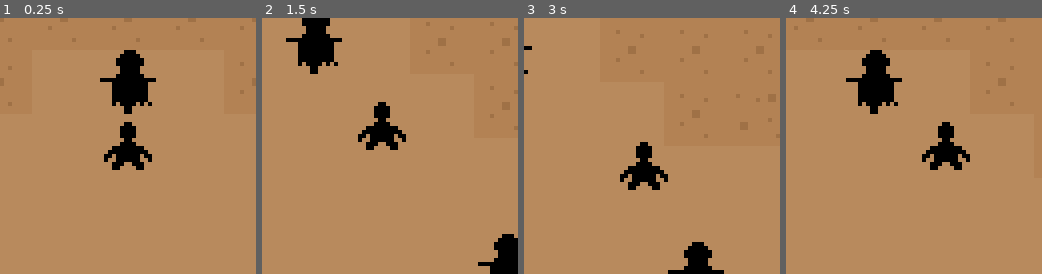
Above: before the commit, frames 1-4 (left to right).
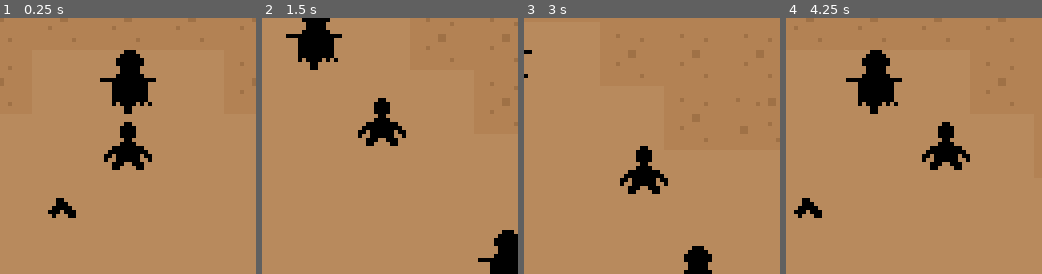
Above: after the commit, the same moments.

Repository: ItsSeaJay/LOWREZJAM2019
Game: Godot game, scene res://Game.tscn
The game is run twice, just before and just after one commit, with the same random seed, the same clock (stepped at 60 frames per second) and the same inputs. Sound files missing from this copy of the repository are replaced by a short silence.
Inputs:
- Up to frame 1 (0.25 s): no input
- Up to frame 2 (1.5 s): tap Enter at 0.5 s; hold Right (move_right) 0.53-1.28 s; hold Z (combat_aim) 0.53-1.28 s; hold Down (move_down) from 1.28 s (still down); tap X (combat_attack) at 1.35 s
- Up to frame 3 (3 s): release Down (move_down) at 2.03 s; hold Right (move_right) 2.03-2.78 s; hold Z (combat_aim) 2.03-2.78 s; hold Up (move_up) from 2.78 s (still down); tap X (combat_attack) at 2.85 s
- Up to frame 4 (4.25 s): release Up (move_up) at 3.53 s; hold Left (move_left) from 3.53 s (still down); hold Z (combat_aim) from 3.53 s (still down)

The runs differ from the first frame. In frame 1, 0.5% of the frame differs, in the area x 18-30%, y 70-79%; in frame 2, 1.8%, in the area x 9-100%, y 1-97%; in frame 3, 1.4%; in frame 4, 0.5%.

Commit message:
Add metadata loading of items

Diff:
--- a/godot/Game.tscn
+++ b/godot/Game.tscn
@@ -1,9 +1,10 @@
-[gd_scene load_steps=5 format=2]
+[gd_scene load_steps=6 format=2]
 
 [ext_resource path="res://Game.gd" type="Script" id=1]
 [ext_resource path="res://tilesets/roguelike/Roguelike.tres" type="TileSet" id=2]
 [ext_resource path="res://characters/player/Player.tscn" type="PackedScene" id=3]
 [ext_resource path="res://characters/enemies/scarecrow/Scarecrow.tscn" type="PackedScene" id=4]
+[ext_resource path="res://items/equipment/pistol/HandgunPickup.tscn" type="PackedScene" id=5]
 
 [node name="Game" type="Node2D"]
 script = ExtResource( 1 )
@@ -27,3 +28,5 @@
 
 [node name="Scarecrow3" parent="Characters" instance=ExtResource( 4 )]
 position = Vector2( 232, 96 )
+
+[node name="HandgunPickup" parent="." instance=ExtResource( 5 )]
--- a/godot/characters/player/Player.gd
+++ b/godot/characters/player/Player.gd
@@ -13,7 +13,7 @@
 onready var camera = $Camera2D
 
 onready var inventory = $Interface/Inventory
-onready var equipment = inventory.items[0]
+onready var equipment = null
 
 const Enemy = preload("res://characters/enemies/Enemy.gd")
 
@@ -37,9 +37,6 @@
 		self.health = PlayerData.health
 
 func _physics_process(delta):
-	# Cool down the gun regardless of which state we're in
-	equipment["heat"] = max(equipment["heat"] - delta, 0.0)
-
 	match(self.state):
 		State.Normal:
 			handle_movement()
--- a/godot/interface/inventory/Inventory.gd
+++ b/godot/interface/inventory/Inventory.gd
@@ -3,8 +3,6 @@
 onready var item_listing = preload("res://interface/inventory/item/ItemListing.tscn")
 onready var item_display = $ScrollContainer/VBoxContainer
 onready var cursor = $Cursor
-
-onready var equipment_table = load_equipment_table()
 
 var items = []
 var options = []
@@ -16,9 +14,6 @@
 func _ready():
 	self.connect("visibility_changed", self, "_on_visibility_changed")
 	self.connect("cursor_moved", self, "_on_cursor_moved")
-
-	items.append(equipment_table["machine_pistol"])
-	print(items[0]["name"])
 
 	for item in items:
 		var instance = item_listing.instance()
@@ -33,11 +28,6 @@
 	# Allow the inventory screen to be opened and closed
 	if Input.is_action_just_pressed("ui_cancel"):
 		self.visible = not self.visible
-
-	# Allow the cursor to be moved to select different items
-	if Input.is_action_just_pressed("ui_down"):
-		option_selected = (option_selected + 1) % options.size()
-		emit_signal("cursor_moved")
 
 func _on_visibility_changed():
 	get_tree().paused = self.visible
--- /dev/null
+++ b/godot/items/Pickup.gd
@@ -0,0 +1,19 @@
+extends Node
+
+onready var tag = "unknown"
+onready var metadata = load_metadata()
+
+const item_table_path = "res://data/equipment.json"
+
+func load_metadata():
+	var items = {}
+
+	var file = File.new()
+	file.open(item_table_path, file.READ)
+
+	var contents = file.get_as_text()
+	var json = JSON.parse(contents)
+
+	file.close()
+
+	return json.result[tag]
--- /dev/null
+++ b/godot/items/equipment/pistol/HandgunPickup.tscn
@@ -0,0 +1,20 @@
+[gd_scene load_steps=3 format=2]
+
+[ext_resource path="res://items/equipment/pistol/handgun.png" type="Texture" id=1]
+
+[sub_resource type="CircleShape2D" id=1]
+
+[node name="HandgunPickup" type="Area2D"]
+position = Vector2( 168, 72 )
+
+[node name="CollisionShape2D" type="CollisionShape2D" parent="."]
+shape = SubResource( 1 )
+__meta__ = {
+"_edit_lock_": true
+}
+
+[node name="Sprite" type="Sprite" parent="."]
+texture = ExtResource( 1 )
+__meta__ = {
+"_edit_lock_": true
+}
Binary file added: godot/items/equipment/pistol/handgun.png
Not shown, added: godot/items/equipment/pistol/handgun.png.import
Not shown, added: assets/items/equipment/pistol/handgun.aseprite
Not shown, added: assets/items/equipment/pistol/handgun.png
